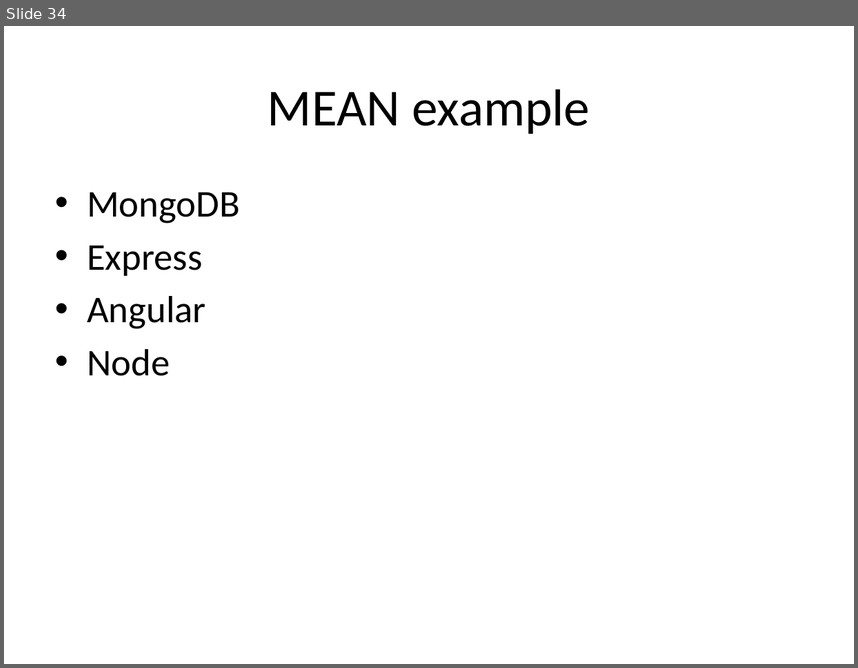
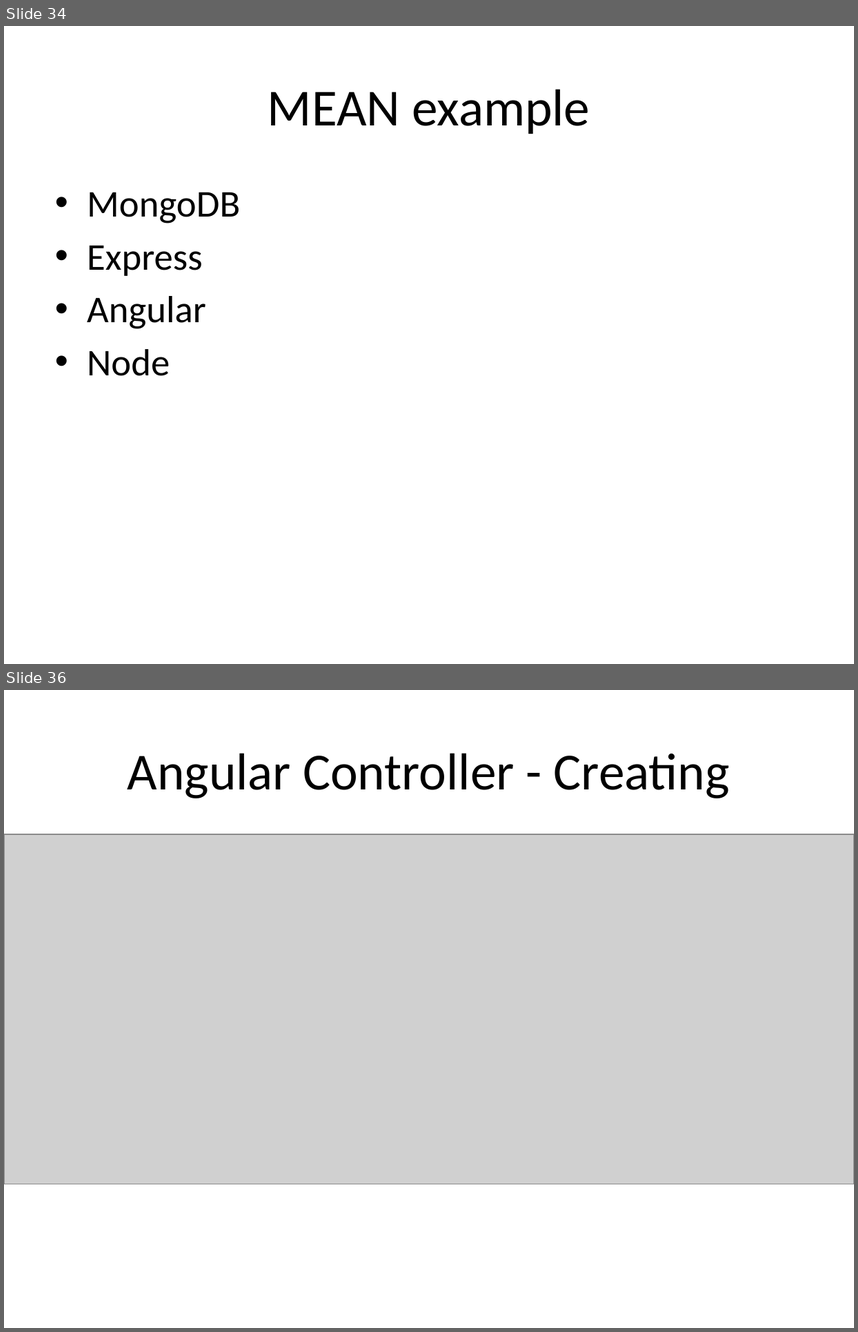
Before and after one commit to dvanvali/mongoDbPresentation, a slide deck: MongoDB.pptx. Shown one above the other, each under a label of ours: slide 34 before the commit, slides 34 and 36 after it; the slides between them are not shown. The pictures are 858x668 and 858x1332 pixels, drawn with LibreOffice and Linux fonts; fonts in the diff are those of the drawing; grey boxes stand for pictures; background and template pictures are left out. Boxes give left, top, right and bottom in pixels: in the first picture for what was removed or moved away, otherwise in the second. Text is boxed around its words. In the diff, an @@ line names an element or a change of style, - is before the commit and + after.

```diff
--- a/MongoDB.pptx
+++ b/MongoDB.pptx
@@ slide 36 added at bbox=[4, 690, 854, 1328], background picture (left out) @@
@@ title added at bbox=[128, 753, 730, 798], 44 pt, text #000000 @@
+Angular Controller - Creating
@@ picture added at bbox=[4, 834, 854, 1184] @@
```
Also in this commit, not shown: 5 other slides added, 4 slides removed, 1 other file.
